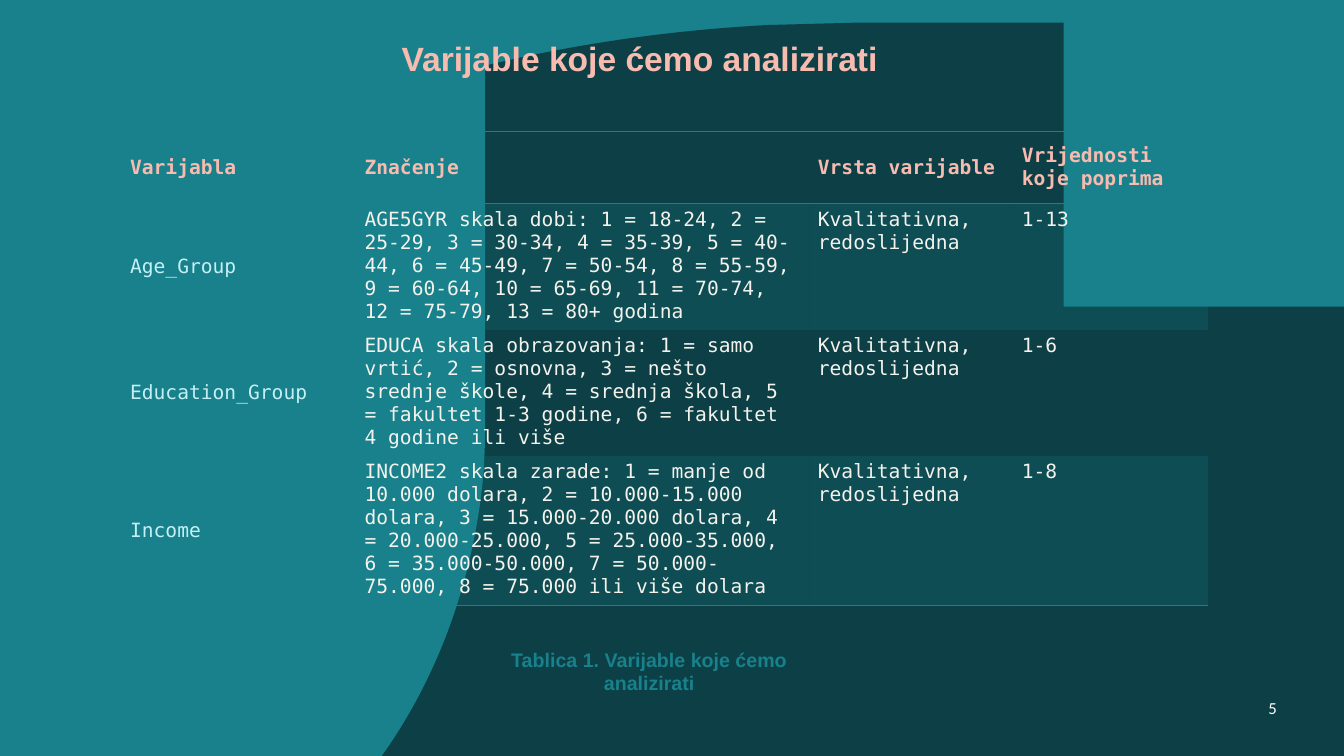
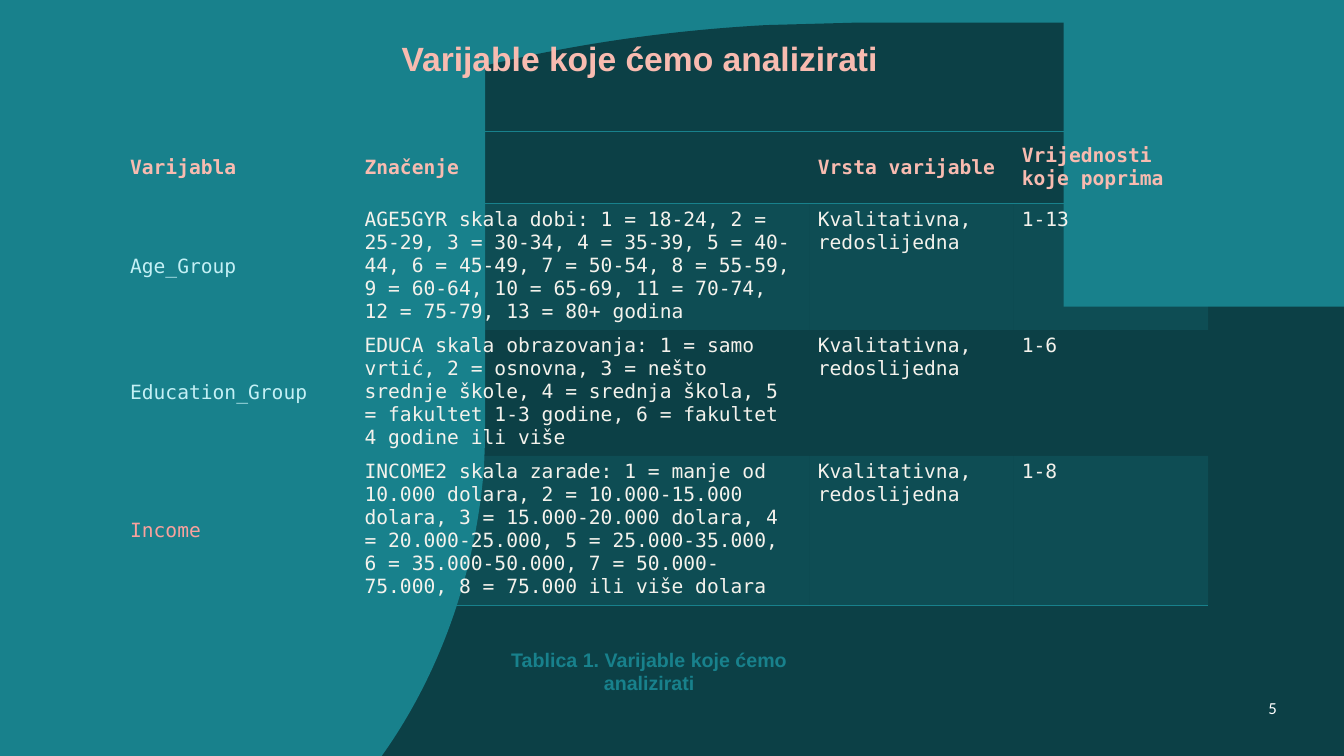
Before and after one commit to jfletcher20/diabetes-health-indicators-analysis, a slide deck: slide 5 of documentation/powerpoint/analysis-documentation.pptx. Drawn at 1344x756 pixels with LibreOffice and Linux fonts; fonts in the diff are those of the drawing. Boxes give left, top, right and bottom in pixels: in the first picture for what was removed or moved away, otherwise in the second. Text is boxed around its words. In the diff, an @@ line names an element or a change of style, - is before the commit and + after.

```diff
--- a/documentation/powerpoint/analysis-documentation.pptx
+++ b/documentation/powerpoint/analysis-documentation.pptx
@@ table at [122,131,1209,602] @@
@@ text colour #C4F0F5 to #FAA19D in "Income" @@
```
Also in this commit, not shown: 3 other slides changed, 2 slides removed, 1 other file.
